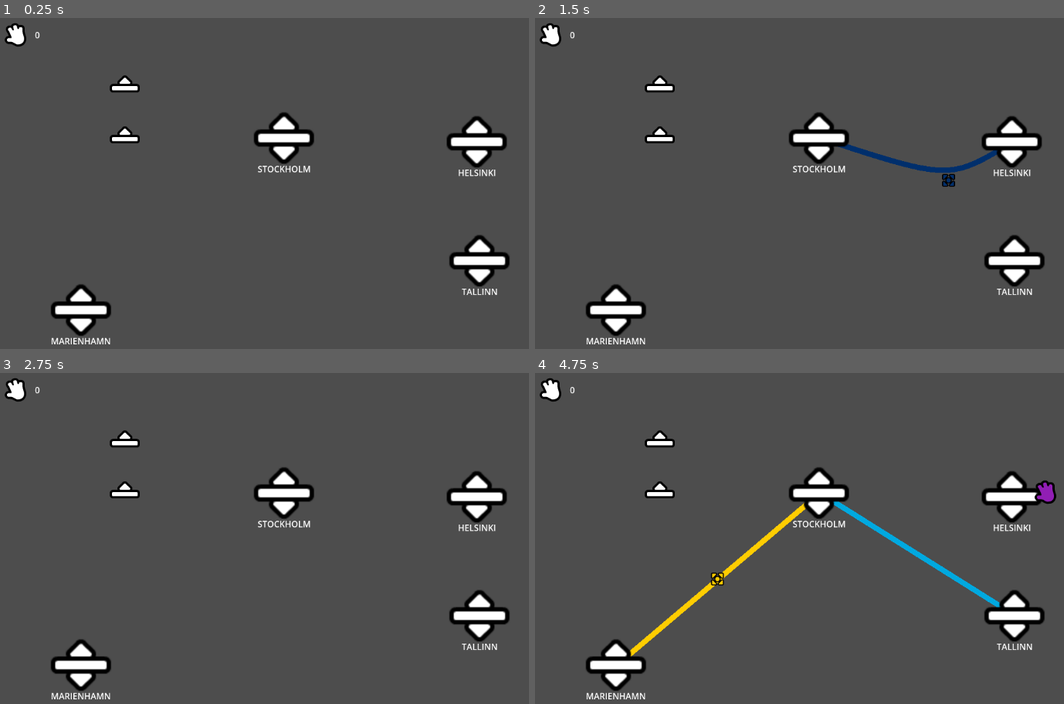
Above: before the commit, frames 1-4 (two rows, left to right).
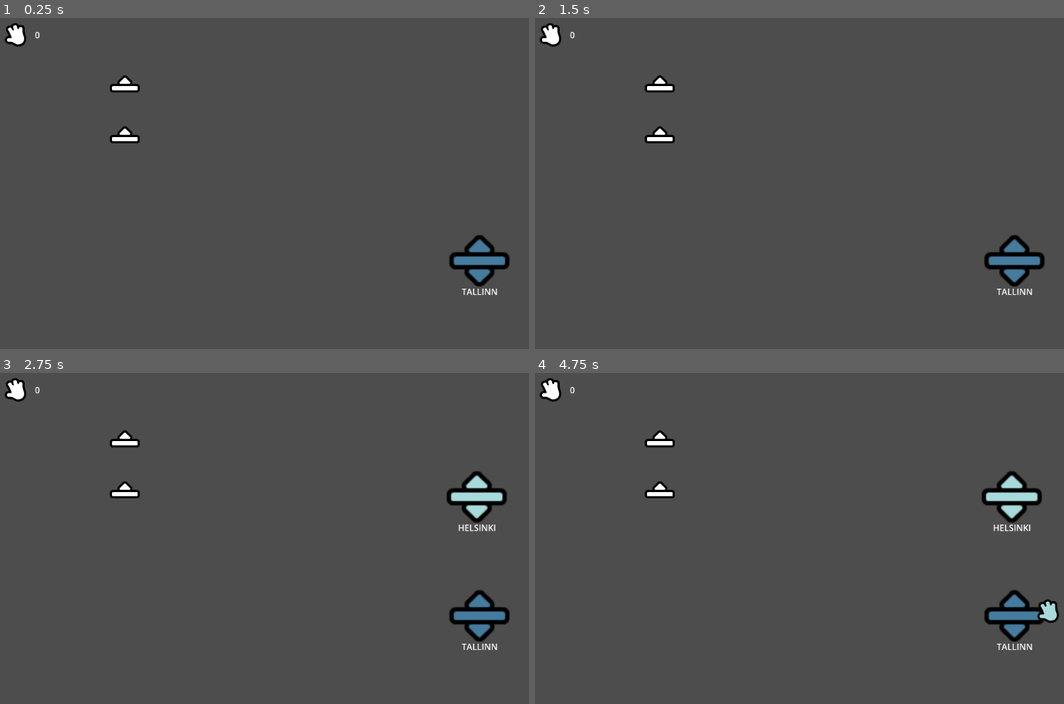
Above: after the commit, the same moments.

Repository: Levartar/mini-ferries
Game: Godot game, scene res://src/levels/test_ports.tscn
The game is run twice, just before and just after one commit, with the same random seed, the same clock (stepped at 60 frames per second) and the same inputs. This scene is started directly instead of the project's main scene.
Inputs (mouse positions are in pixels of both pictures, inside the frame that each line leads up to):
- Up to frame 1 (0.25 s): no input
- Up to frame 2 (1.5 s): tap Enter at 0.5 s; drag from (1011, 140) to (820, 137) at 0.52 s; tap Space at 1.25 s; drag from (915, 140) to (1016, 259) at 1.27 s
- Up to frame 3 (2.75 s): tap Enter at 2 s; move the mouse to (285, 492) at 2.02 s; click (285, 492) at 2.17 s
- Up to frame 4 (4.75 s): tap Space at 2.75 s; drag from (1016, 614) to (820, 492) at 2.77 s; drag from (915, 555) to (1016, 614) at 3.52 s; drag from (614, 664) to (820, 492) at 4.27 s

The runs differ from the first frame. In frame 1, 3.8% of the frame differs, in the area x 9-96%, y 28-99%; in frame 2, 4.4%; in frame 3, 3.2%; in frame 4, 5.0%, in the area x 9-100%, y 28-99%.

Commit message:
fix overlapp issues, add better color palette, add spawn delay for better game design

Diff:
--- a/src/entities/ferry/ferry.gd
+++ b/src/entities/ferry/ferry.gd
@@ -38,7 +38,7 @@
 
 func _on_mouse_entered():
 	# Visual feedback when hovering (optional)
-	modulate = Color(1.2, 1.2, 1.2)
+	modulate = Color(1.338, 0.801, 1.5, 1.0)
 
 func _on_mouse_exited():
 	if not is_dragging:
@@ -49,9 +49,11 @@
 		if event.pressed and _is_mouse_over():
 			# Start dragging
 			start_drag(event.position)
+			get_viewport().set_input_as_handled()
 		elif not event.pressed and is_dragging:
 			# Stop dragging and check for path
 			stop_drag()
+
 
 func _is_mouse_over() -> bool:
 	# Check if mouse is over this ferry
@@ -67,17 +69,32 @@
 
 func start_drag(mouse_pos: Vector2):
 	is_dragging = true
-	drag_offset = global_position - mouse_pos
-	current_state = TravelState.IDLE
 
 	# Detach from current path if following one
 	if current_path_follow:
-		var old_pos = global_position
+		print("Detaching from path: ", assigned_line.name)
+
+		# Store the global position BEFORE reparenting
+		var old_global_pos = global_position
+
+		# Reparent back to the main scene
+		var main_scene = get_tree().root.get_child(0) # Or get_tree().current_scene
+		get_parent().remove_child(self)
+		main_scene.add_child(self)
+
+		# Restore global position after reparenting
+		global_position = old_global_pos
+
+		# Clean up the PathFollow2D
 		current_path_follow.queue_free()
 		current_path_follow = null
-		global_position = old_pos
-
-	modulate = Color(1.5, 1.5, 1.5)
+
+	# NOW calculate drag offset with correct global position
+	drag_offset = global_position - mouse_pos
+	print("Starting drag, detaching from path if attached", drag_offset)
+
+	current_state = TravelState.IDLE
+	modulate = Color(1.338, 0.801, 1.5, 1.0)
 
 func stop_drag():
 	is_dragging = false
@@ -157,7 +174,7 @@
 	if arrival_cooldown > 0:
 		arrival_cooldown -= delta
 
-	if current_state == TravelState.SAILING:
+	if current_state == TravelState.SAILING and current_path_follow:
 		# 1. Update movement
 		current_path_follow.progress_ratio += (sail_speed * delta * direction)
 
--- a/src/entities/port.gd
+++ b/src/entities/port.gd
@@ -3,6 +3,7 @@
 
 @export var city_name: GameConstants.CityNames = GameConstants.CityNames.TALLINN
 @export var max_capacity: int = 10
+@export var appear_after_seconds: float = 0.0
 
 var waiting_passengers: Array[GameConstants.CityNames] = []
 
@@ -17,6 +18,24 @@
 func _ready():
 	$Sprite2D.texture = PORT_ICON
 	$Label.text = GameConstants.CityNames.keys()[city_name]
+
+	# Start invisible if there's a delay
+	if appear_after_seconds > 0:
+		visible = false
+		input_pickable = false
+		await get_tree().create_timer(appear_after_seconds).timeout
+		activate_port()
+	else:
+		activate_port()
+
+func activate_port():
+	visible = true
+	input_pickable = true
+
+	# Set port color based on city (softer version)
+	var city_color = LinePalette.CITY_COLORS.get(city_name, Color.WHITE)
+	$Sprite2D.modulate = city_color.lightened(0.0)  # Make it softer/lighter
+
 	GameManager.register_port(self)
 	update_ui()
 
--- a/src/levels/test_ports.tscn
+++ b/src/levels/test_ports.tscn
@@ -12,10 +12,12 @@
 [node name="Port" parent="." unique_id=1491698354 instance=ExtResource("1_d3unv")]
 position = Vector2(893, 231)
 city_name = 1
+appear_after_seconds = 2.0
 
 [node name="Port2" parent="." unique_id=1938865386 instance=ExtResource("1_d3unv")]
 position = Vector2(533, 224)
 city_name = 2
+appear_after_seconds = 10.0
 
 [node name="Port3" parent="." unique_id=733375235 instance=ExtResource("1_d3unv")]
 position = Vector2(898, 453)
@@ -23,6 +25,7 @@
 [node name="Port4" parent="." unique_id=2143156552 instance=ExtResource("1_d3unv")]
 position = Vector2(154, 545)
 city_name = 5
+appear_after_seconds = 60.0
 
 [node name="Ferry" parent="." unique_id=1559693109 instance=ExtResource("2_jxqds")]
 position = Vector2(236, 226)
--- a/src/scripts/ferry-line/line_handle.gd
+++ b/src/scripts/ferry-line/line_handle.gd
@@ -11,6 +11,7 @@
 func _input_event(_viewport, event, _shape_idx):
 	if event is InputEventMouseButton and event.button_index == MOUSE_BUTTON_LEFT:
 		is_dragging = event.pressed
+		get_viewport().set_input_as_handled()
 
 func _process(_delta):
 	if is_dragging:
--- a/src/ui/line_palette.gd
+++ b/src/ui/line_palette.gd
@@ -21,13 +21,13 @@
 
 # City Identity Data
 const CITY_COLORS = {
-	GameConstants.CityNames.TALLINN: Color("e6194b"),   # Red
-	GameConstants.CityNames.HELSINKI: Color("3cb44b"),  # Green
-	GameConstants.CityNames.STOCKHOLM: Color("ffe119"), # Yellow
-	GameConstants.CityNames.RIGA: Color("4363d8"),      # Blue
-	GameConstants.CityNames.TURKU: Color("f58231"),     # Orange
-	GameConstants.CityNames.MARIENHAMN: Color("911eb4"), # Purple
-	GameConstants.CityNames.ROSTOCK: Color("42d4f4")    # Cyan
+	GameConstants.CityNames.TALLINN: Color("457b9d"),   # Red
+	GameConstants.CityNames.HELSINKI: Color("a8dadc"),  # Green
+	GameConstants.CityNames.STOCKHOLM: Color("ffb703"), # Yellow
+	GameConstants.CityNames.RIGA: Color("e63946"),      # Blue
+	GameConstants.CityNames.TURKU: Color("f1faee"),     # Orange
+	GameConstants.CityNames.MARIENHAMN: Color("1d3557"), # Purple
+	GameConstants.CityNames.ROSTOCK: Color("02c39a")    # Cyan
 }
 
 static var current_index = 0
